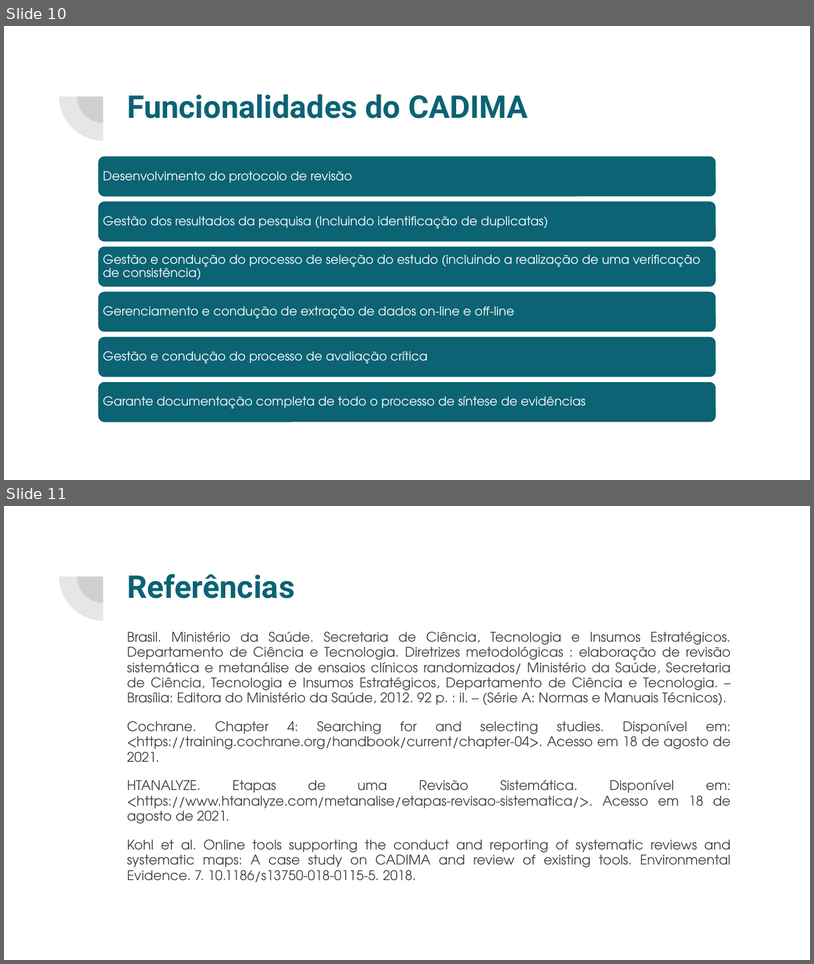
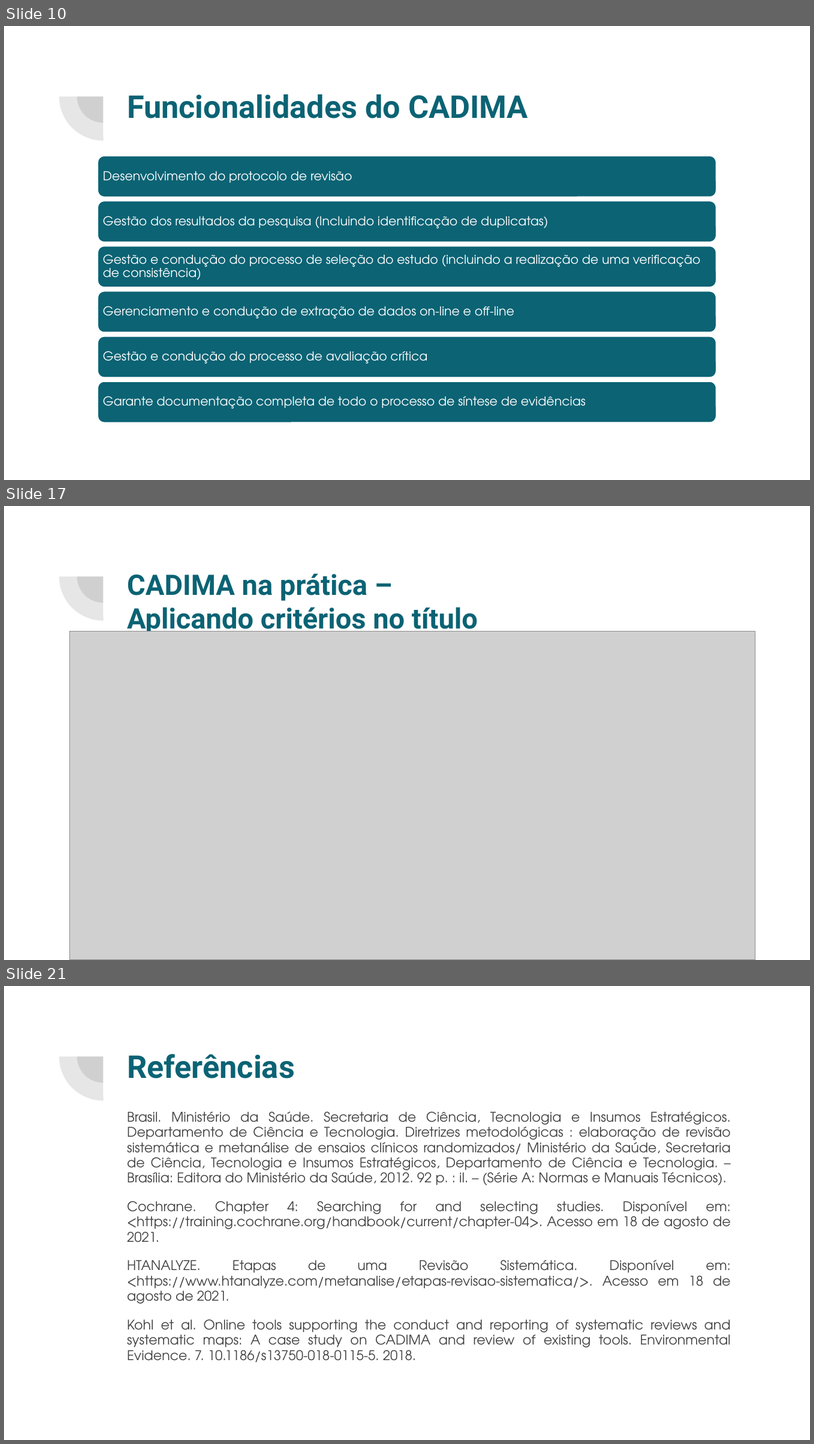
Before and after one commit to cglima/apresentacao-revisao-sistematica, a slide deck: apresentacao-revisao-sistematica.pptx. Shown one above the other, each under a label of ours: slides 10 and 11 before the commit, slides 10, 17 and 21 after it; the slides between them are not shown. The pictures are 814x964 and 814x1444 pixels, drawn with LibreOffice and Linux fonts; fonts in the diff are those of the drawing; grey boxes stand for pictures. Boxes give left, top, right and bottom in pixels: in the first picture for what was removed or moved away, otherwise in the second. Text is boxed around its words. In the diff, an @@ line names an element or a change of style, - is before the commit and + after.

Commit message:
Inserção de prints simulando o funcionamento do CADIMA nos slides da apresentação.

```diff
--- a/apresentacao-revisao-sistematica.pptx
+++ b/apresentacao-revisao-sistematica.pptx
@@ slide 17 added at [4,506,810,960], background #FFFFFF; not listed: 2 template elements that a slide beside it also shows @@
@@ title added at [127,573,478,636], 25.2 pt, text #0B6374, bold @@
+CADIMA na prática –
+Aplicando critérios no título
@@ picture added at [69,631,756,959] @@
@@ what was slide 11 is now slide 21 @@
```
Also in this commit, not shown: 1 slide changed, 9 other slides added.
